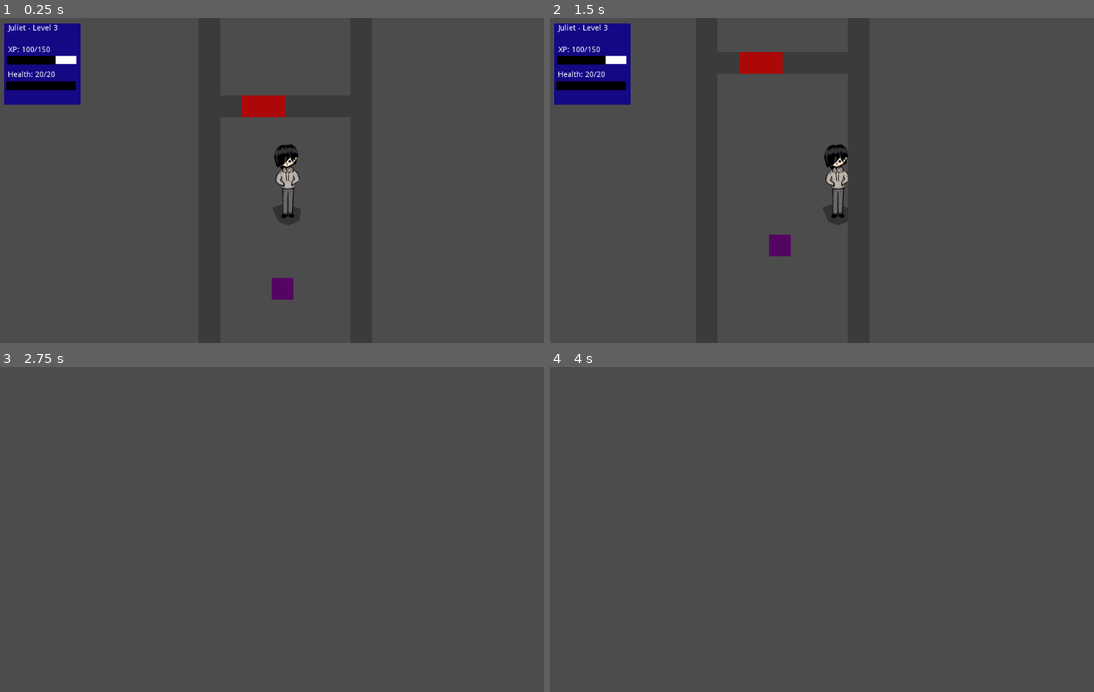
Above: before the commit, frames 1-4 (two rows, left to right).
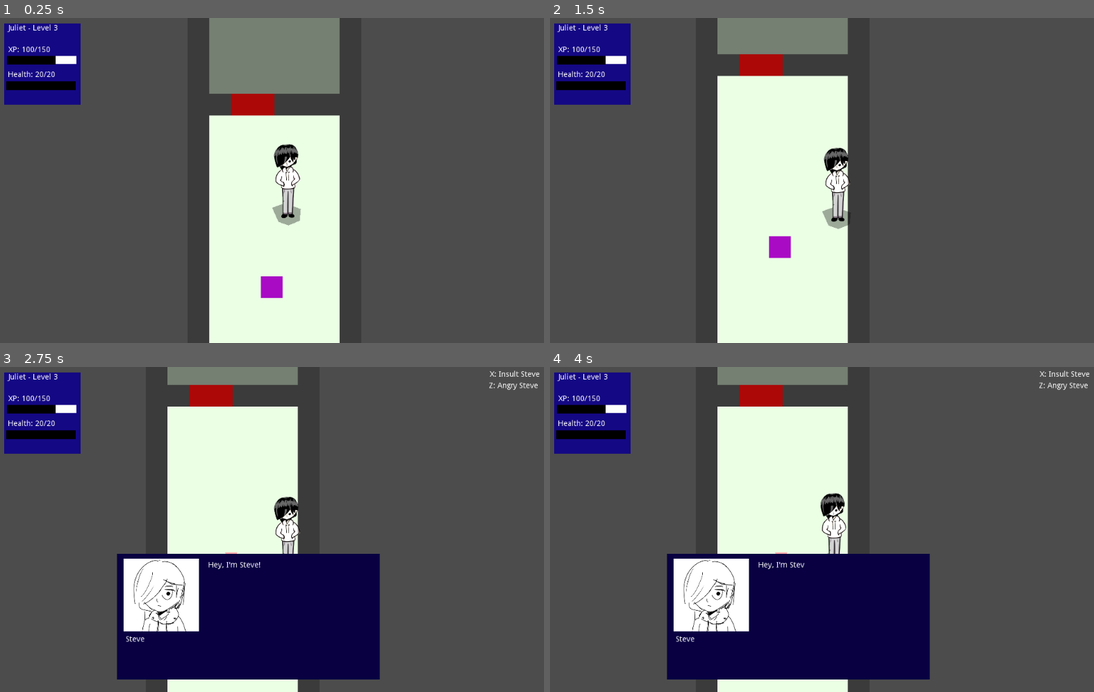
Above: after the commit, the same moments.

Repository: johnfn/ld49
Game: Godot game, scene res://Main.tscn
The game is run twice, just before and just after one commit, with the same random seed, the same clock (stepped at 60 frames per second) and the same inputs.
Inputs:
- Up to frame 1 (0.25 s): no input
- Up to frame 2 (1.5 s): tap Enter at 0.5 s; hold Right (ui_right) 0.53-1.28 s; tap Z (action) at 0.6 s; tap X (angry) at 0.8, 1.35 s; tap Space at 1.25 s; hold Down (ui_down) from 1.28 s (still down)
- Up to frame 3 (2.75 s): tap Z (action) at 1.55, 2.1 s; release Down (ui_down) at 2.03 s; hold Right (ui_right) from 2.03 s (still down); tap X (angry) at 2.3 s
- Up to frame 4 (4 s): release Right (ui_right) at 2.78 s; hold Up (ui_up) 2.78-3.53 s; tap X (angry) at 2.85, 3.8 s; tap Z (action) at 3.05, 3.6 s; hold Left (ui_left) from 3.53 s (still down)

The runs differ from the first frame. In frame 1, 23% of the frame differs, in the area x 38-63%, y 0-100%; in frame 2, 22%; in frame 3, 36%; in frame 4, 36%, in the area x 0-100%, y 0-100%.
Error in both runs: Invalid get index '0' (on base: 'Array'). (res://Player.gd:25)

Commit message:
Disable light occluder when u open a door

Diff:
--- a/BattleEntity.gd
+++ b/BattleEntity.gd
@@ -8,7 +8,7 @@
 var _health_bar = preload("res://HealthBar.tscn")
 var health_bar_instance
 
-onready var ACsTIONS = BattleScene.ACTIONS
+onready var ACTIONS = BattleScene.ACTIONS
 
 func _init(sprite_texture, max_hp).():
   _sprite_texture = sprite_texture;
--- a/Door.gd
+++ b/Door.gd
@@ -1,6 +1,8 @@
 extends StaticBody2D
 
 onready var collision = $CollisionShape2D
+onready var light_occluder = $LightOccluder2D
+
 var interaction_name = "Door"
 var open = false
 
@@ -11,3 +13,8 @@
   open = not open
   collision.disabled = not collision.disabled
   modulate = Color(1, 1, 1, 0.2 if open else 1.0)
+
+  if open:
+    remove_child(light_occluder)
+  else:
+    add_child(light_occluder)
--- a/Door.tscn
+++ b/Door.tscn
@@ -1,10 +1,13 @@
-[gd_scene load_steps=4 format=2]
+[gd_scene load_steps=5 format=2]
 
 [ext_resource path="res://InteractionMarker.tscn" type="PackedScene" id=1]
 [ext_resource path="res://Door.gd" type="Script" id=2]
 
 [sub_resource type="RectangleShape2D" id=1]
 extents = Vector2( 40, 20 )
+
+[sub_resource type="OccluderPolygon2D" id=2]
+polygon = PoolVector2Array( -40, 0, -40, 40, 40, 40, 40, 0 )
 
 [node name="Door" type="StaticBody2D"]
 position = Vector2( 120, 0 )
@@ -25,3 +28,6 @@
 
 [node name="InteractionMarker" parent="." instance=ExtResource( 1 )]
 visible = false
+
+[node name="LightOccluder2D" type="LightOccluder2D" parent="."]
+occluder = SubResource( 2 )
--- a/Hallway.tscn
+++ b/Hallway.tscn
@@ -5,6 +5,15 @@
 
 [node name="Hallway" type="Node2D"]
 
+[node name="Background" type="ColorRect" parent="."]
+margin_top = -280.0
+margin_right = 320.0
+margin_bottom = 840.0
+color = Color( 0.462745, 0.501961, 0.45098, 1 )
+__meta__ = {
+"_edit_use_anchors_": false
+}
+
 [node name="StaticBody2D" parent="." instance=ExtResource( 1 )]
 
 [node name="StaticBody2D2" parent="." instance=ExtResource( 1 )]
--- a/Main.tscn
+++ b/Main.tscn
@@ -8,9 +8,6 @@
 
 [node name="Main" type="Node2D"]
 
-[node name="Player" parent="." instance=ExtResource( 1 )]
-position = Vector2( 140.435, 156.545 )
-
 [node name="Hallway" parent="." instance=ExtResource( 2 )]
 
 [node name="MainCamera" type="Camera2D" parent="."]
@@ -20,7 +17,6 @@
 [node name="Npc" parent="." instance=ExtResource( 4 )]
 position = Vector2( 134.946, 336.519 )
 dialog = "steve_dialog"
-interaction_name = "Steve"
 
 [node name="Hud" parent="." instance=ExtResource( 5 )]
 
@@ -28,3 +24,6 @@
 position = Vector2( 40, 720 )
 dialog = "wastebin_dialog"
 interaction_name = "Wastebin"
+
+[node name="Player" parent="." instance=ExtResource( 1 )]
+position = Vector2( 160, 160 )
--- a/Player.tscn
+++ b/Player.tscn
@@ -1,7 +1,8 @@
-[gd_scene load_steps=4 format=2]
+[gd_scene load_steps=5 format=2]
 
 [ext_resource path="res://Player.gd" type="Script" id=1]
 [ext_resource path="res://art/overworld/mcfront1.png" type="Texture" id=2]
+[ext_resource path="res://art/LightRadius.png" type="Texture" id=3]
 
 [sub_resource type="RectangleShape2D" id=1]
 extents = Vector2( 22.1353, 26.8893 )
@@ -30,3 +31,9 @@
 position = Vector2( 24.5376, 0.923452 )
 scale = Vector2( 0.570071, 0.570071 )
 texture = ExtResource( 2 )
+
+[node name="Light2D" type="Light2D" parent="."]
+position = Vector2( 10.7175, 65.4898 )
+scale = Vector2( 5.76589, 5.76589 )
+texture = ExtResource( 3 )
+shadow_enabled = true
--- a/Wall.tscn
+++ b/Wall.tscn
@@ -1,7 +1,10 @@
-[gd_scene load_steps=2 format=2]
+[gd_scene load_steps=3 format=2]
 
 [sub_resource type="RectangleShape2D" id=1]
 extents = Vector2( 20, 20 )
+
+[sub_resource type="OccluderPolygon2D" id=2]
+polygon = PoolVector2Array( 0, 0, 0, 40, 40, 40, 40, 0 )
 
 [node name="StaticBody2D" type="StaticBody2D"]
 
@@ -16,3 +19,6 @@
 [node name="CollisionShape2D" type="CollisionShape2D" parent="."]
 position = Vector2( 20, 20 )
 shape = SubResource( 1 )
+
+[node name="LightOccluder2D" type="LightOccluder2D" parent="."]
+occluder = SubResource( 2 )
Binary file added: art/LightRadius.png
Not shown, added: art/LightRadius.png.import
